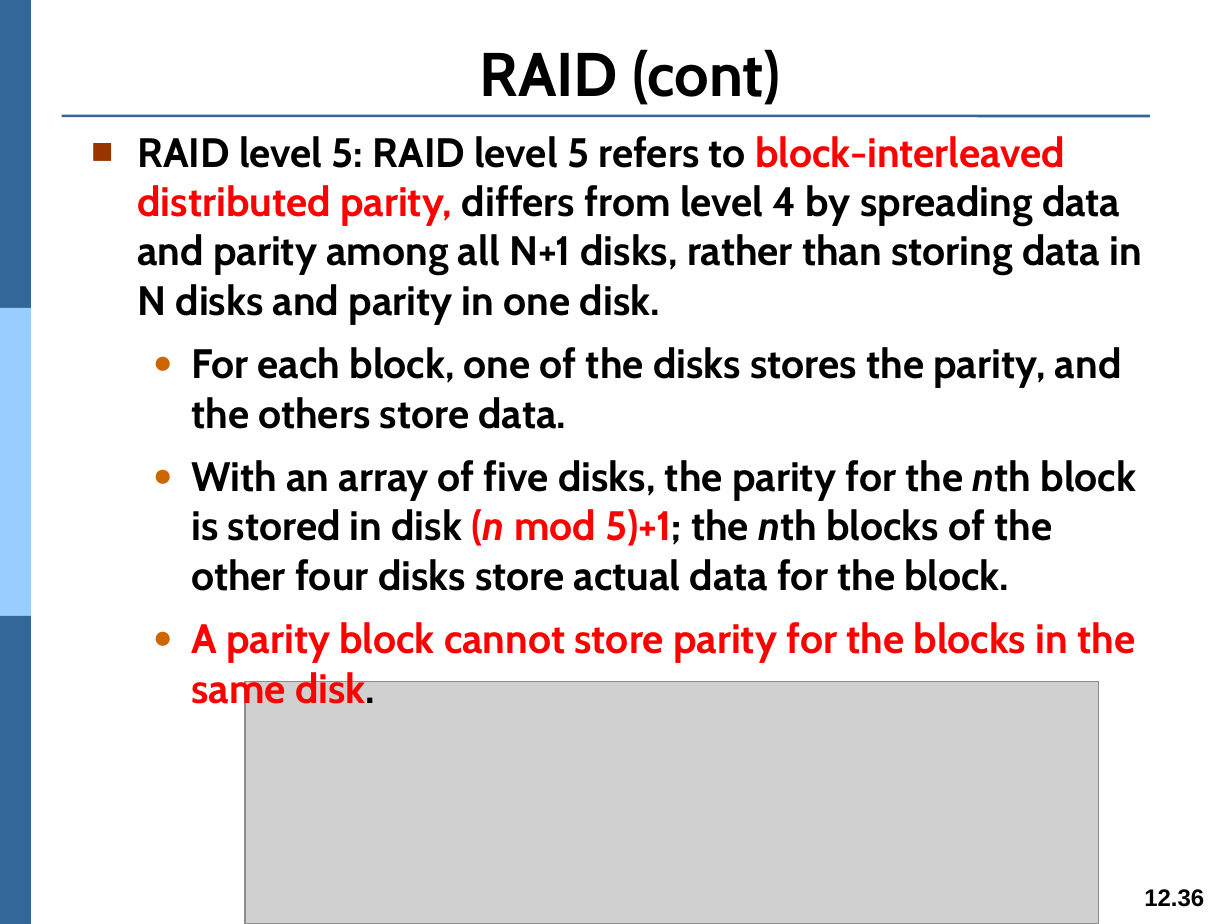
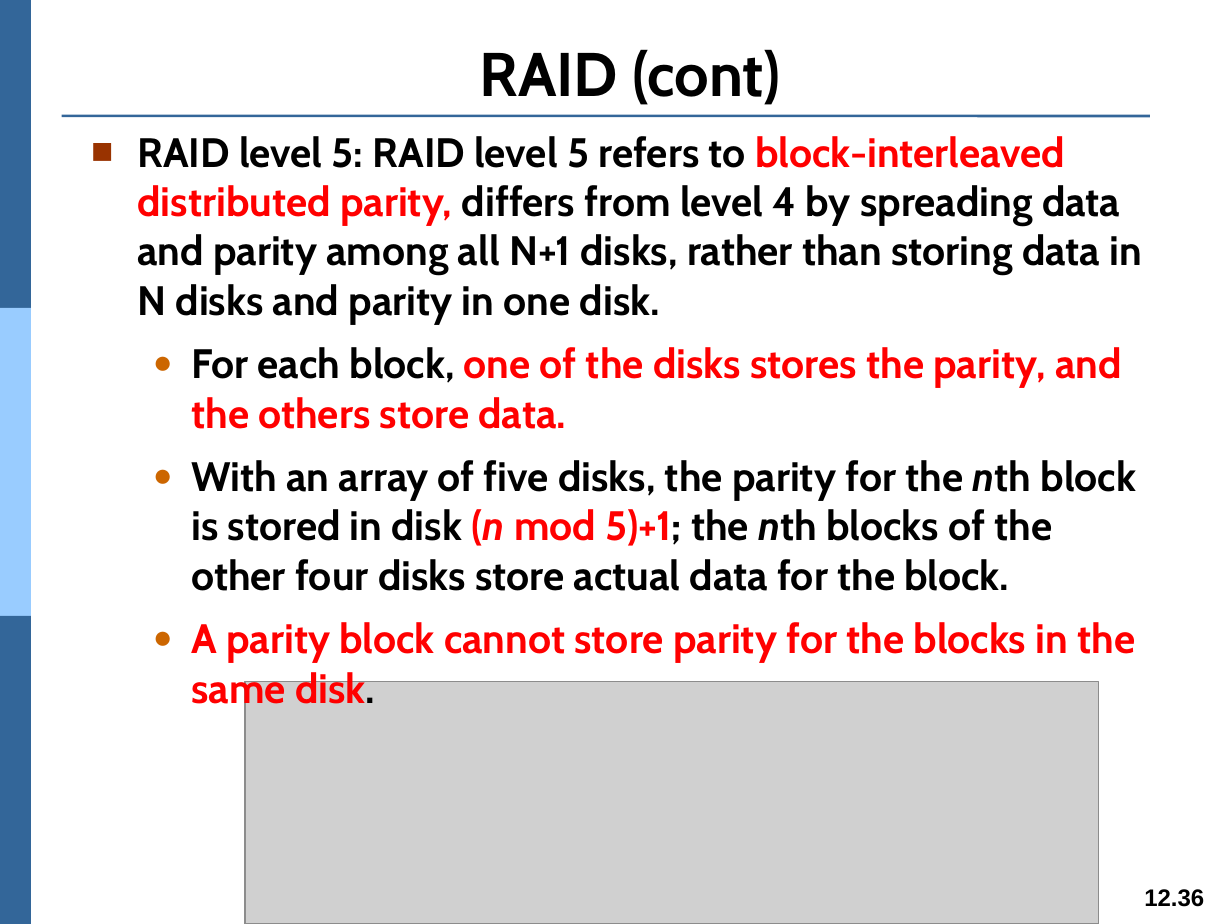
Before and after one commit to Yang09701194/OS_Learning, a slide deck: slide 36 of ch12.pptx. Drawn at 1232x924 pixels with LibreOffice and Linux fonts; fonts in the diff are those of the drawing; grey boxes stand for pictures. Boxes give left, top, right and bottom in pixels: in the first picture for what was removed or moved away, otherwise in the second. Text is boxed around its words. In the diff, an @@ line names an element or a change of style, - is before the commit and + after.

```diff
--- a/ch12.pptx
+++ b/ch12.pptx
@@ text at (x1=191, y1=347, x2=1122, y2=429): text colour #000000 to #FF0000 in "one of the disks stores the parity, ..." @@
```
Also in this commit, not shown: 6 other slides changed, 1 slide added.
